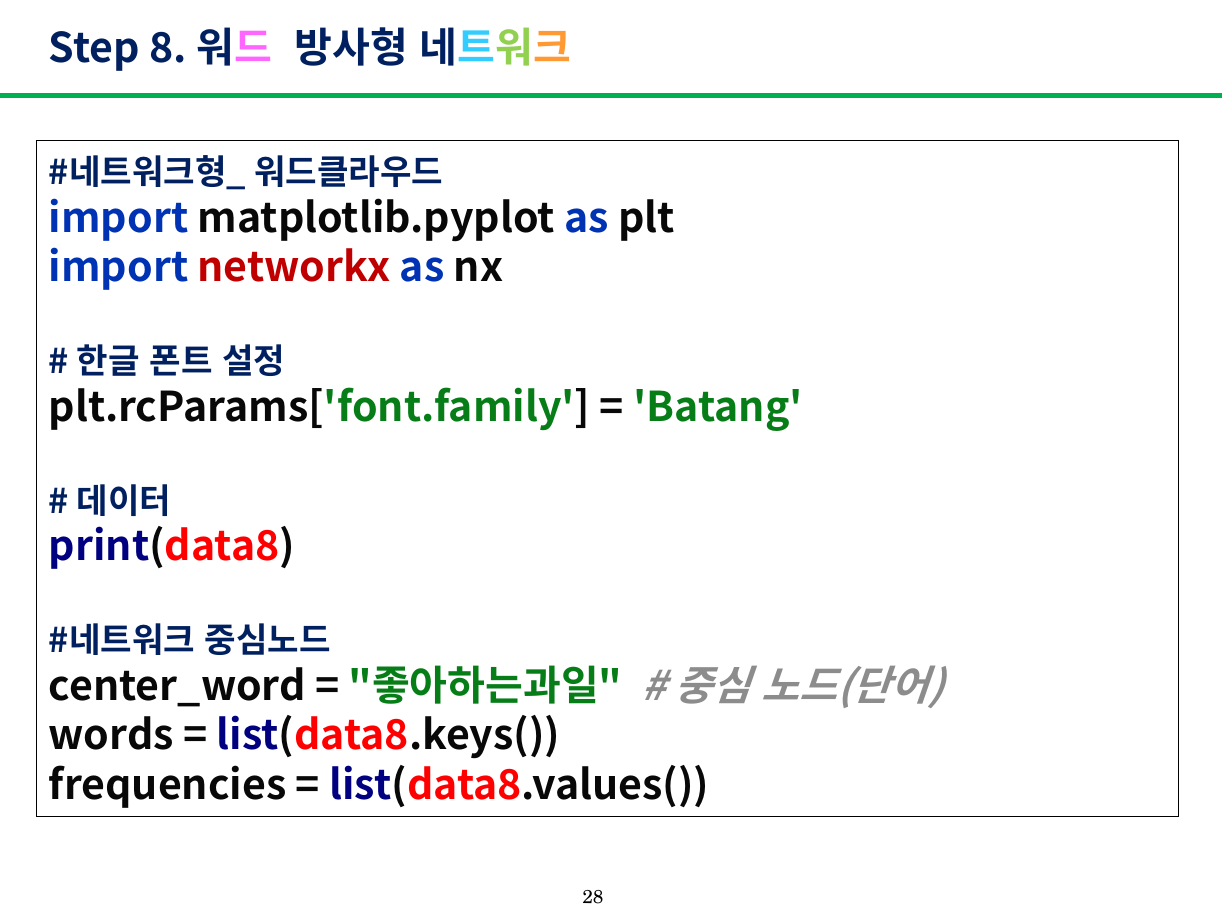
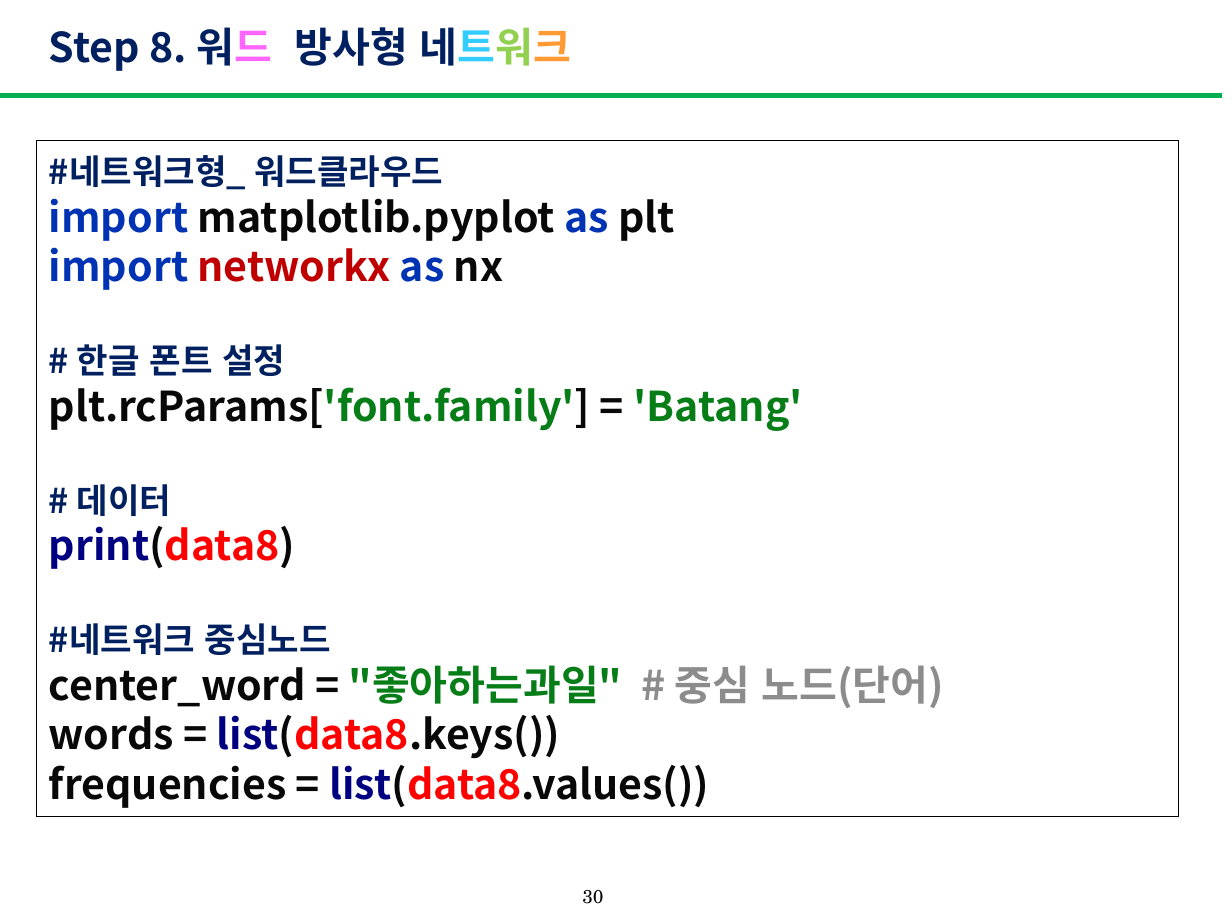
Before and after one commit to yoon-hyosun/PA, a slide deck: slide 30 of 한국어분석과워드클라우드_4.pptx (slide 28 before the commit). Drawn at 1232x924 pixels with LibreOffice and Linux fonts; fonts in the diff are those of the drawing. Boxes give left, top, right and bottom in pixels: in the first picture for what was removed or moved away, otherwise in the second. Text is boxed around its words. In the diff, an @@ line names an element or a change of style, - is before the commit and + after.

```diff
--- a/한국어분석과워드클라우드_4.pptx
+++ b/한국어분석과워드클라우드_4.pptx
@@ rectangle "#네트워크형_ 워드클라우드 import matplotlib.pyplot as ..." at (37,140,1179,817): italic off in "# 중심 노드(단어)" @@
@@ page number at (582,890,603,904): text changed @@
-28
+30
```
Also in this commit, not shown: 7 other slides changed, 3 slides added.
